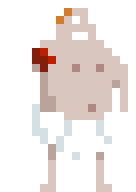
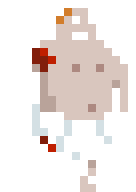
The second 136 × 192 image is a revision of the first. Changes to its layers:
painted on "2" over [40, 136, 112, 192]
